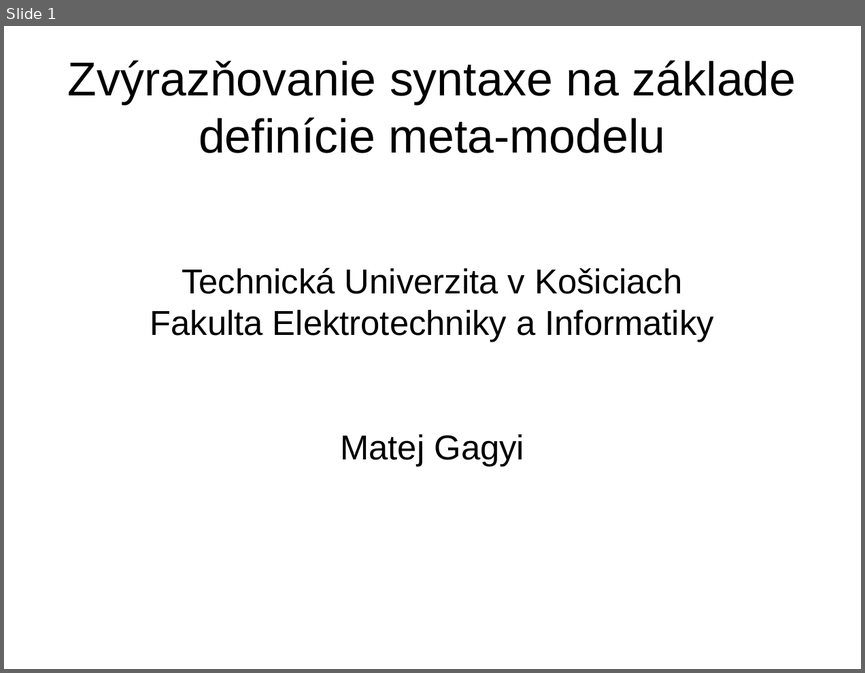
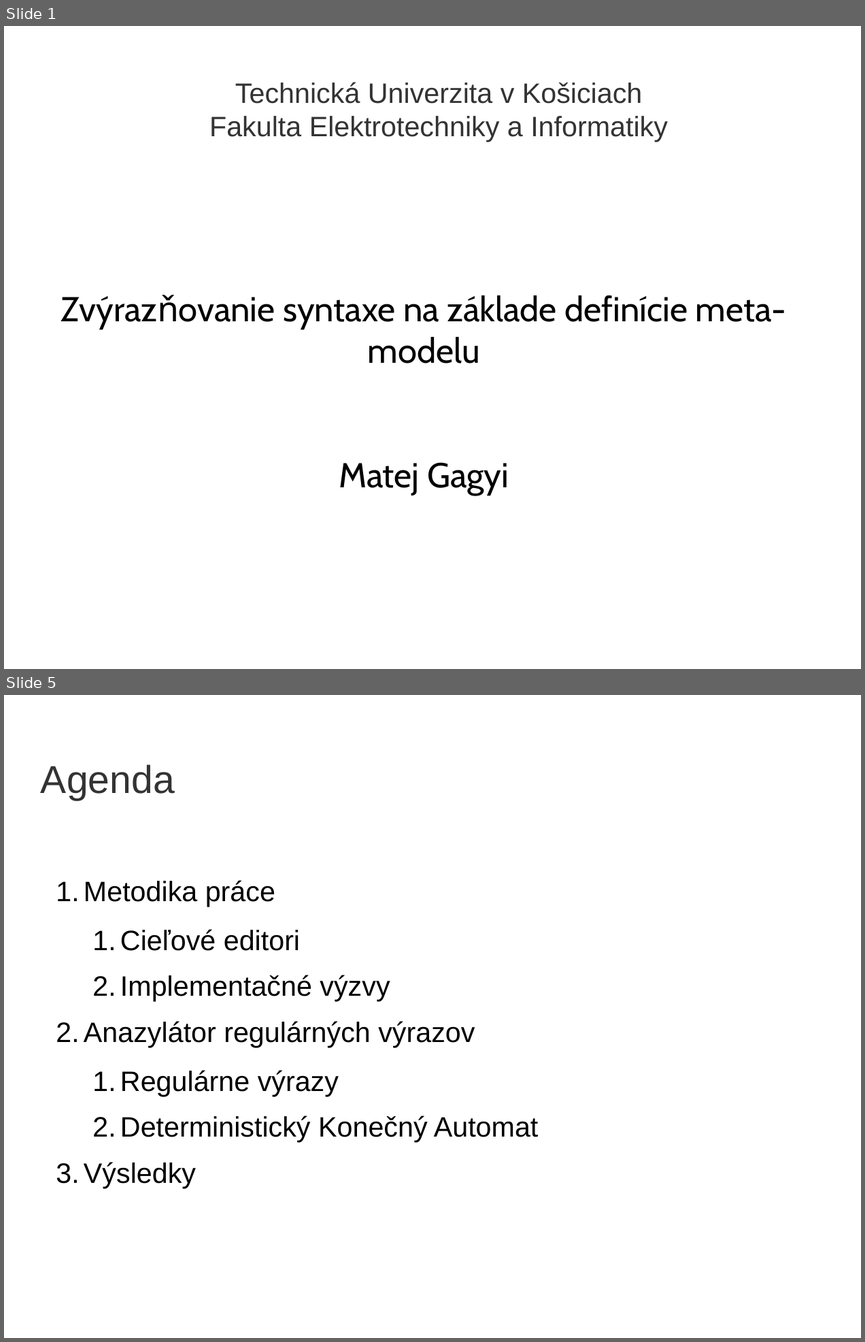
Before and after one commit to yin/syntaxer, a slide deck: obhajoba/bc2014-obhajoba15-prezentacia.odp. Shown one above the other, each under a label of ours: slide 1 before the commit, slides 1 and 5 after it; the slides between them are not shown. The pictures are 865x673 and 865x1342 pixels, drawn with LibreOffice and Linux fonts; fonts in the diff are those of the drawing; background and template pictures are left out. Boxes give left, top, right and bottom in pixels: in the first picture for what was removed or moved away, otherwise in the second. Text is boxed around its words. In the diff, an @@ line names an element or a change of style, - is before the commit and + after.

```diff
--- a/obhajoba/bc2014-obhajoba15-prezentacia.odp
+++ b/obhajoba/bc2014-obhajoba15-prezentacia.odp
@@ slide 5 added at box(4, 695, 861, 1338), background picture (left out) @@
@@ title added at box(41, 764, 175, 800), 36 pt, text #333333 @@
+Agenda
@@ text added at box(84, 880, 538, 1188), 26 pt, text #000000 @@
+1. Metodika práce
+  1. Cieľové editori
+  2. Implementačné výzvy
+2. Anazylátor regulárných výrazov
+  1. Regulárne výrazy
+  2. Deterministický Konečný Automat
+3. Výsledky
@@ slide 1 changed as well @@
@@ title at box(209, 82, 668, 142): text changed; size 32 to 26 pt; text colour #000000 to #333333 @@
-Technická Univerzita v Košiciach
-Fakulta Elektrotechniky a Informatiky
-Matej Gagyi
+Technická Univerzita v Košiciach
+Fakulta Elektrotechniky a Informatiky
@@ subtitle "Zvýrazňovanie syntaxe na základe definície ...": place and size @@
-subtitle "Zvýrazňovanie syntaxe na základe definície ..." at box(68, 60, 796, 153)
+subtitle "Zvýrazňovanie syntaxe na základe definície ..." at box(283, 295, 787, 495)
@@ subtitle at box(283, 295, 787, 363): size 44 to 32 pt, font Arial to Cabin in "Zvýrazňovanie syntaxe na základe definície meta-modelu" @@
@@ subtitle at box(339, 462, 509, 495): paragraph added @@
+Matej Gagyi
```
Also in this commit, not shown: 2 other slides changed, 31 other slides added, 7 slides removed, 31 other files.
